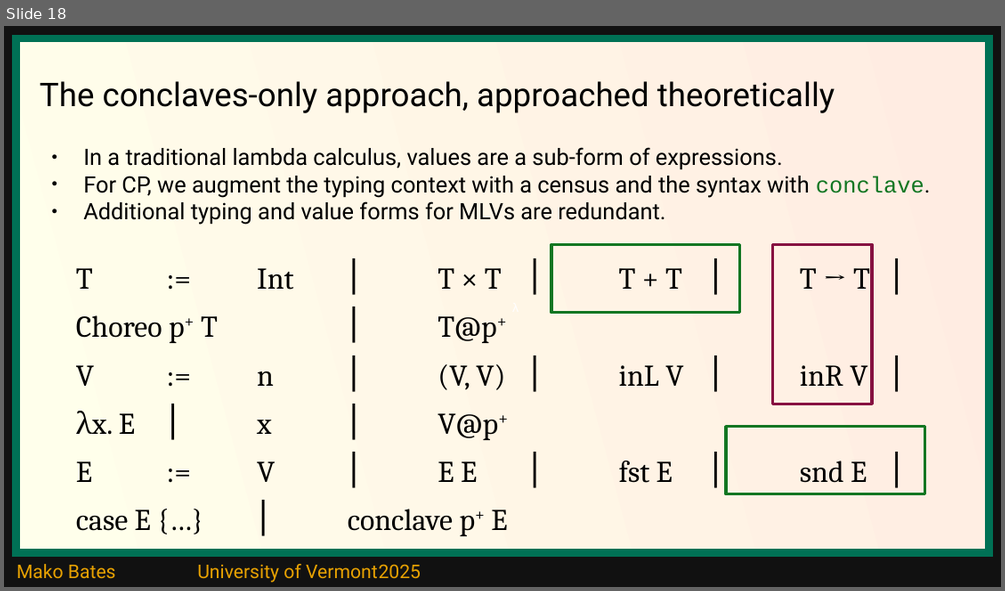
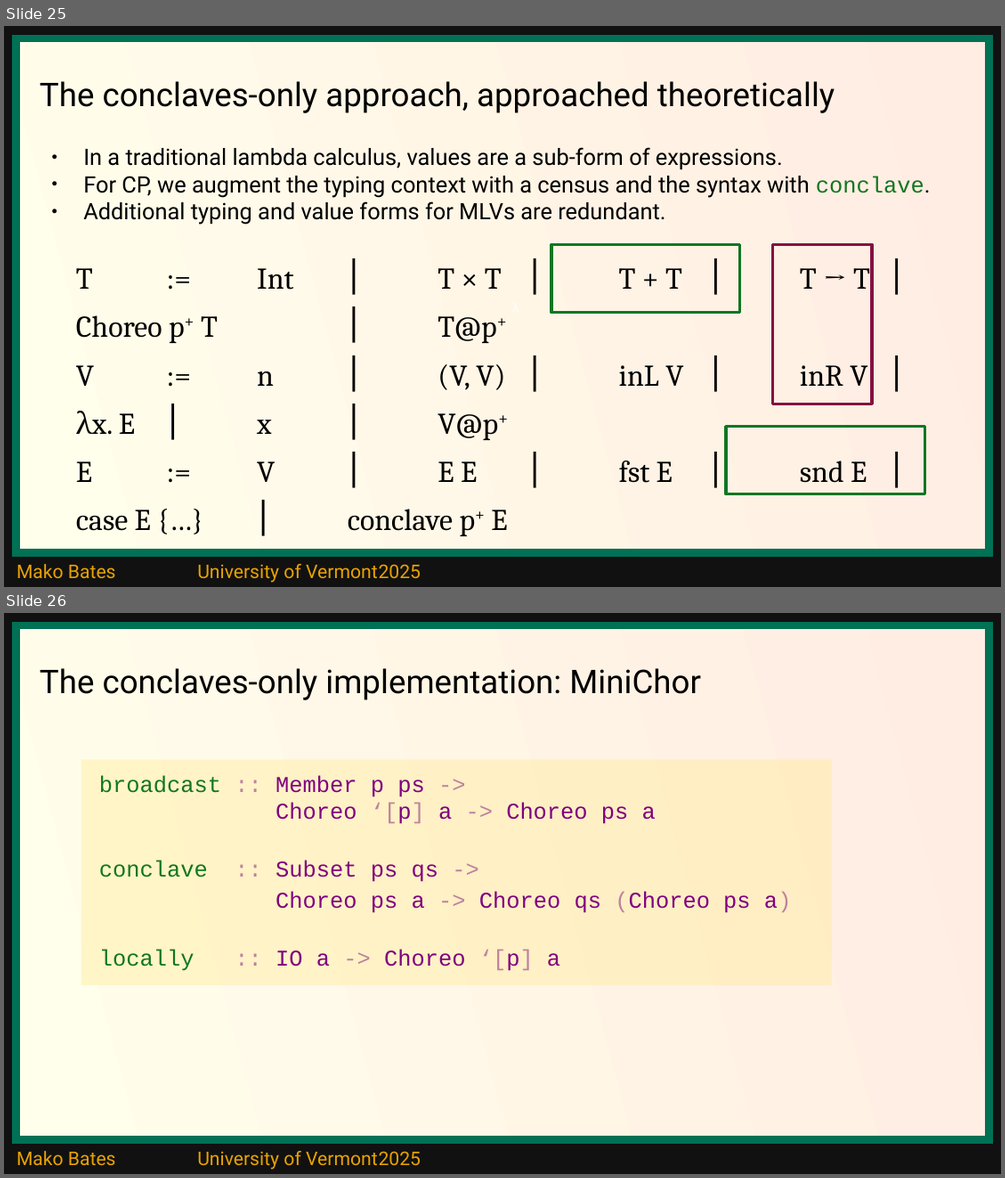
Before and after one commit to ShapeOfMatter/thesis_CP_UVM, a slide deck: thesis defense.odp. Shown one above the other, each under a label of ours: slide 18 before the commit, slides 25 and 26 after it. The pictures are 1005x591 and 1005x1178 pixels, drawn with LibreOffice and Linux fonts; fonts in the diff are those of the drawing. Boxes give left, top, right and bottom in pixels: in the first picture for what was removed or moved away, otherwise in the second. Text is boxed around its words. In the diff, an @@ line names an element or a change of style, - is before the commit and + after.

```diff
--- a/thesis defense.odp
+++ b/thesis defense.odp
@@ slide 26 added at (4,613,1001,1174), background #111111; not listed: 2 template elements that a slide beside it also shows @@
@@ title added at (40,668,701,700), 26 pt, text #000000 @@
+The conclaves-only implementation: MiniChor
@@ rectangle added at (81,760,832,985), fill #FFE994 at 40% opacity, 18 pt, text #800080 @@
+broadcast :: Member p ps ->
+Choreo ‘[p] a -> Choreo ps a
+conclave :: Subset ps qs ->
+Choreo ps a -> Choreo qs (Choreo ps a)
+locally :: IO a -> Choreo ‘[p] a
@@ what was slide 18 is now slide 25 @@
```
Also in this commit, not shown: 5 slides changed, 13 other slides added, 4 slides removed.
